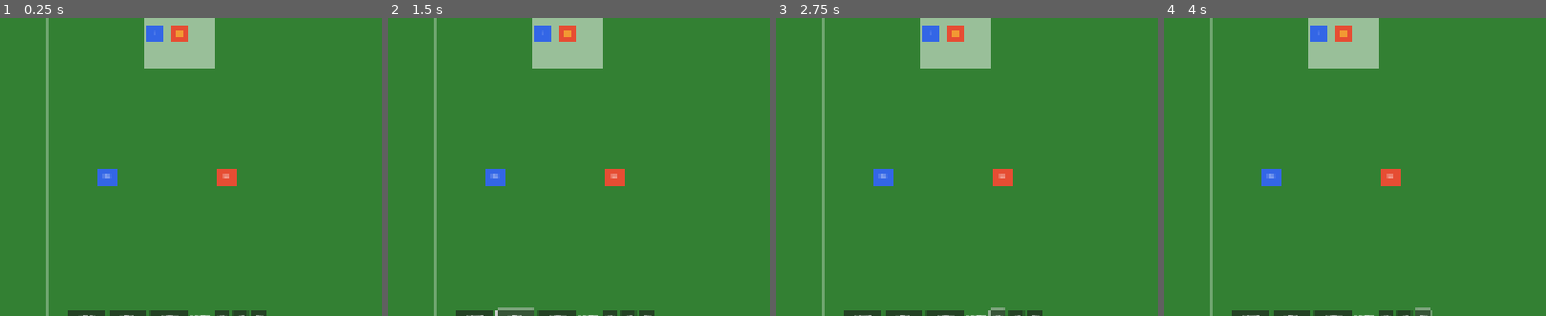
Above: before the commit, frames 1-4 (left to right).
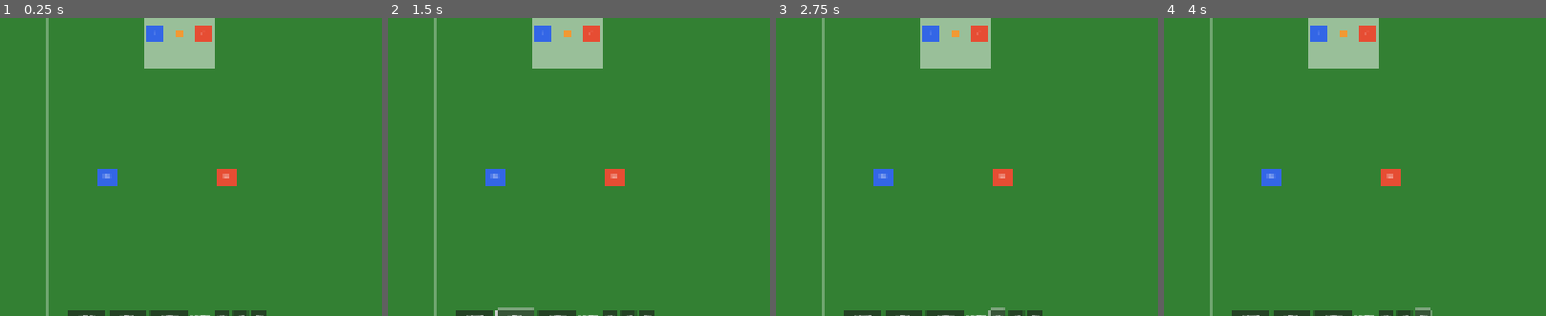
Above: after the commit, the same moments.

Repository: Simdog13/afl-nines
Game: Godot game, scene res://scenes/main.tscn
Same seed, same stepped clock (60 frames per second), same inputs: the game is played once before the commit and once after it.
Inputs:
- Up to frame 1 (0.25 s): no input
- Up to frame 2 (1.5 s): click "Start" at 0.5 s; click "Step" at 1.25 s
- Up to frame 3 (2.75 s): click "1x" at 2 s
- Up to frame 4 (4 s): click "2x" at 2.75 s; click "4x" at 3.5 s
The pictures show only the part of the screen within x 28-78%, y 47-97%; the shares and areas given below are measured in that part.

The runs differ from the first frame. In frame 1, 0.4% of the frame differs, in the area x 44-56%, y 2-9%; in frame 2, 0.4%; in frame 3, 0.4%; in frame 4, 0.4%.

Commit message:
Fix game initialization - ball state and position conflicts
- Fix AWAY CENTRE midfielder starting at ball position (16,12)
  - Moved from (16,12) to (17,12) to avoid collision with ball
- Fix ball never becoming playable at quarter start
  - Ball now transitions to LOOSE_GROUND at center when quarter starts
  - Added make_loose_ground() call in _start_quarter()
- This ensures simulation can run properly from the start

Diff:
--- a/autoloads/MatchDirector.gd
+++ b/autoloads/MatchDirector.gd
@@ -149,6 +149,12 @@
 	is_clock_running = true
 	is_stoppage = false
 
+	# Make ball loose at center for the bounce
+	if GameManager.ball:
+		var center = Vector2i(Constants.FIELD_CENTER_X, Constants.FIELD_CENTER_Y)
+		GameManager.ball.make_loose_ground(center)
+		Debug.log_debug("MatchDirector", "Ball bounced at center to start quarter")
+
 	EventBus.quarter_started.emit(current_quarter)
 	Debug.log_info("MatchDirector", "=== QUARTER %d START ===" % current_quarter)
 	Debug.log_info("MatchDirector", "Time: %.0f seconds" % quarter_time_remaining)
--- a/entities/Team.gd
+++ b/entities/Team.gd
@@ -212,7 +212,7 @@
 
 				# Midfielders - in midfield zone (x 11-21)
 				Enums.Position.CENTRE:
-					pos = Vector2i(16, y_mid)     # Near center, opposite HOME centre
+					pos = Vector2i(17, y_mid)     # Near center, opposite HOME centre (avoid ball conflict at 16,12)
 				Enums.Position.WING_LEFT:
 					pos = Vector2i(18, y_top)     # Wing positions offset from HOME
 				Enums.Position.WING_RIGHT:
